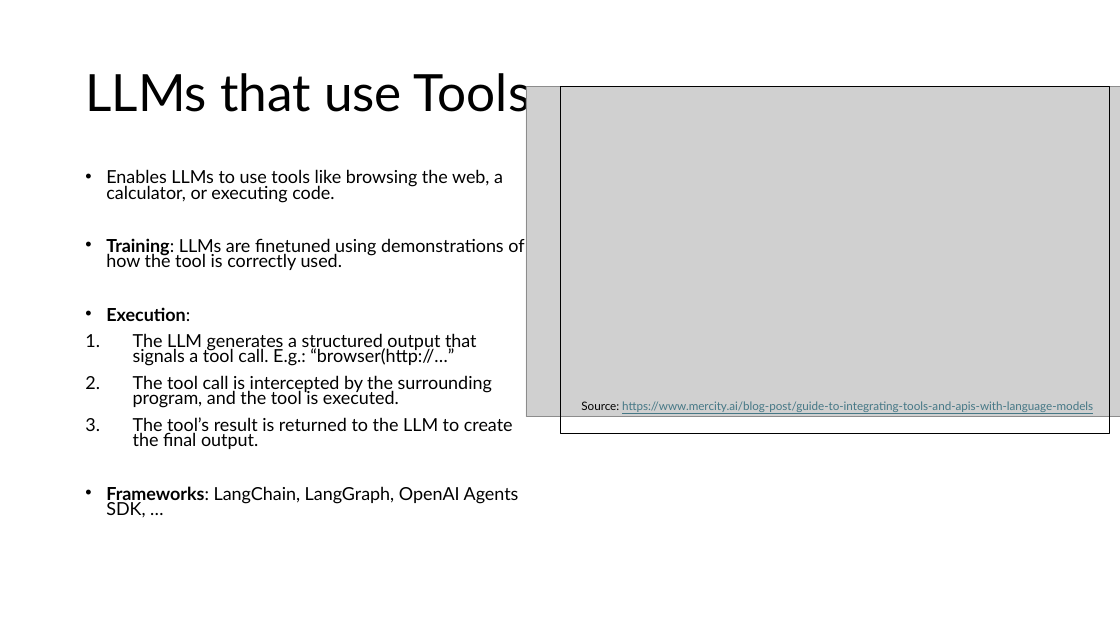
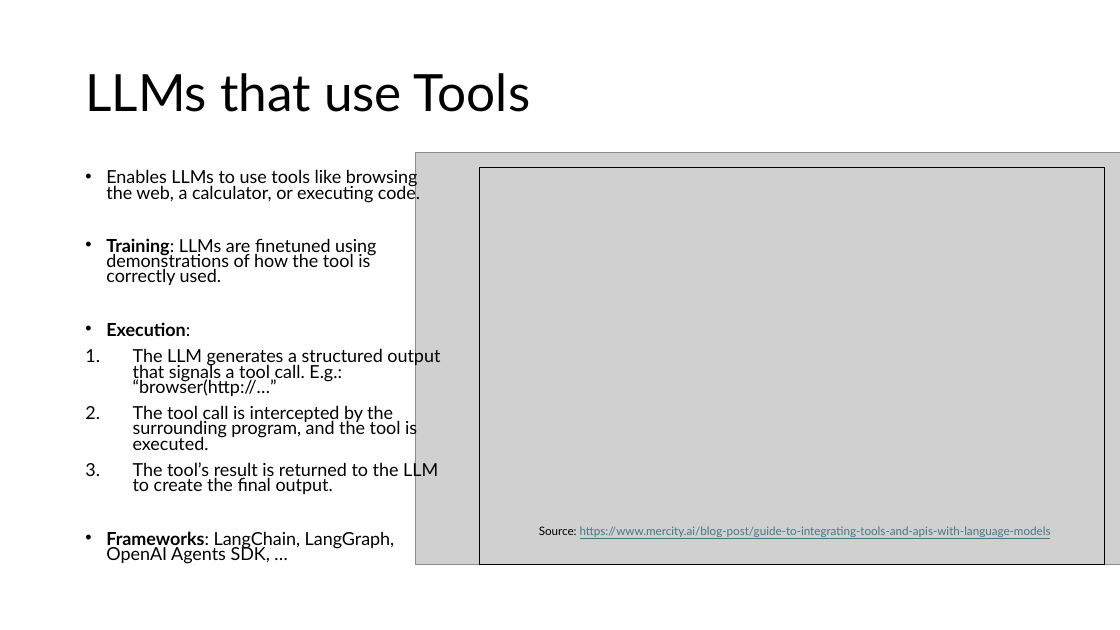
Before and after one commit to kunleola/CS7320, a slide deck: slide 11 of slides/discussion/07_LLM_discussion.pptx. Drawn at 1120x630 pixels with LibreOffice and Linux fonts; fonts in the diff are those of the drawing; grey boxes stand for pictures. Boxes give left, top, right and bottom in pixels: in the first picture for what was removed or moved away, otherwise in the second. Text is boxed around its words. In the diff, an @@ line names an element or a change of style, - is before the commit and + after.

```diff
--- a/slides/discussion/07_LLM_discussion.pptx
+++ b/slides/discussion/07_LLM_discussion.pptx
@@ text "Enables LLMs to use tools ..." rewrapped from (x1=106, y1=169, x2=524, y2=517) to (x1=106, y1=168, x2=440, y2=564) @@
@@ picture resized from (x1=526, y1=87, x2=1120, y2=417) to (x1=416, y1=153, x2=1120, y2=565) @@
@@ rectangle resized from (x1=560, y1=87, x2=1110, y2=434) to (x1=479, y1=168, x2=1104, y2=565) @@
@@ text "Source: https://www.mercity.ai/blog-post/guide-to-integratin ..." moved from (x1=581, y1=401, x2=1093, y2=412) to (x1=539, y1=526, x2=1051, y2=537) @@
```
Also in this commit, not shown: 6 other slides changed, 1 slide added, 1 other file.
